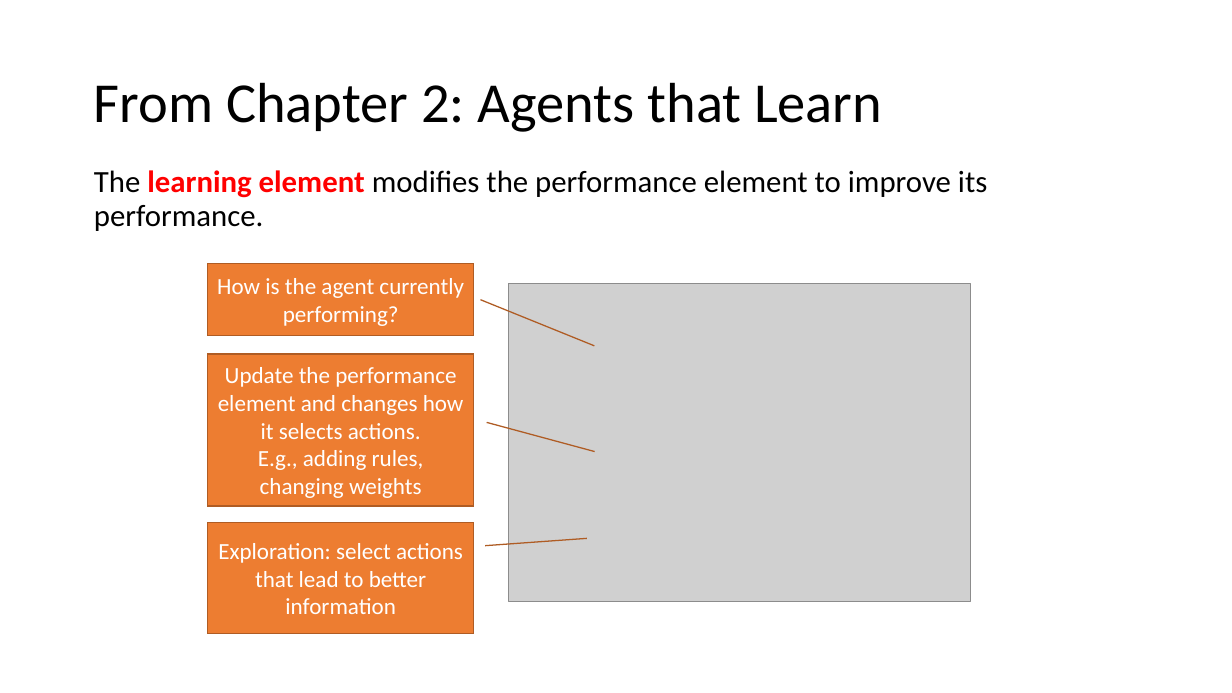
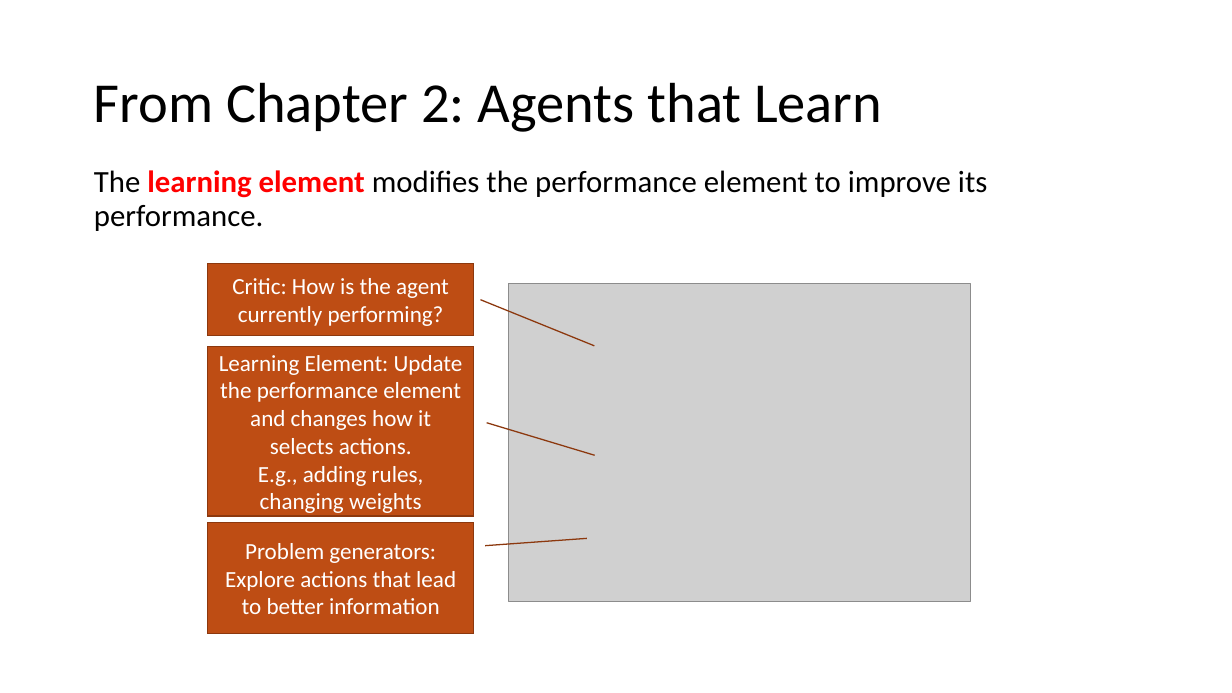
Before and after one commit to mhahsler/CS7320-AI, a slide deck: slide 5 of slides/19_ML_intro.pptx. Drawn at 1232x693 pixels with LibreOffice and Linux fonts; fonts in the diff are those of the drawing; grey boxes stand for pictures. Boxes give left, top, right and bottom in pixels: in the first picture for what was removed or moved away, otherwise in the second. Text is boxed around its words. In the diff, an @@ line names an element or a change of style, - is before the commit and + after.

```diff
--- a/slides/19_ML_intro.pptx
+++ b/slides/19_ML_intro.pptx
@@ text in border callout at (x1=232, y1=278, x2=449, y2=326): text changed @@
-How is the agent currently performing?
+Critic: How is the agent currently performing?
@@ border callout "Learning Element: Update the performance ..." resized from (x1=208, y1=354, x2=474, y2=506) to (x1=208, y1=347, x2=474, y2=516) @@
@@ text in border callout at (x1=219, y1=355, x2=463, y2=454): text changed @@
-Update the performance element and changes how it selects actions.
+Learning Element: Update the performance element and changes how it selects actions.
@@ fill #ED7D31 to #BE4D14; outline #AF5C24 1 pt to #8D390F 1 pt in 3 elements at (x1=208, y1=263, x2=474, y2=335), (x1=208, y1=347, x2=474, y2=516), (x1=208, y1=523, x2=474, y2=634) @@
@@ text in border callout at (x1=225, y1=543, x2=456, y2=614): text changed @@
-Exploration: select actions that lead to better information
+Problem generators: Explore actions that lead to better information
```
Also in this commit, not shown: 25 other slides changed, 1 slide added, 30 other files.
